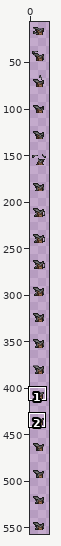
Two versions of one sprite sheet, Items/Armor/LeatherArmor/LeatherPlate_Body.png. Above: a wide view before the commit, with the close-up outlined.
Close-up. First the earlier version:
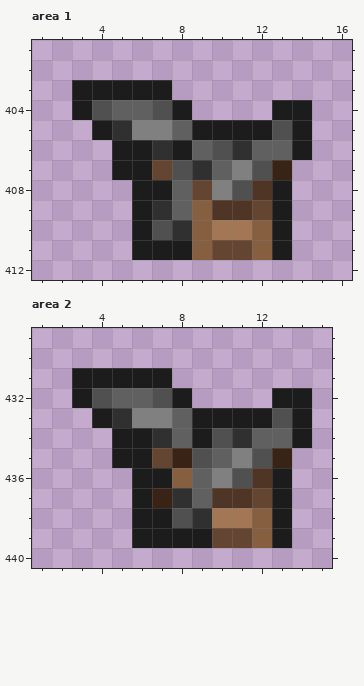
The file is 40x1120 pixels, drawn in blocks of 2x2; one block is one cell here. Shown: area 1: x 1..16, y 401..412; area 2: x 1..15, y 429..440. The wide view leaves out empty margins. The commit also changed other parts of the picture, which this record leaves out.
The result:
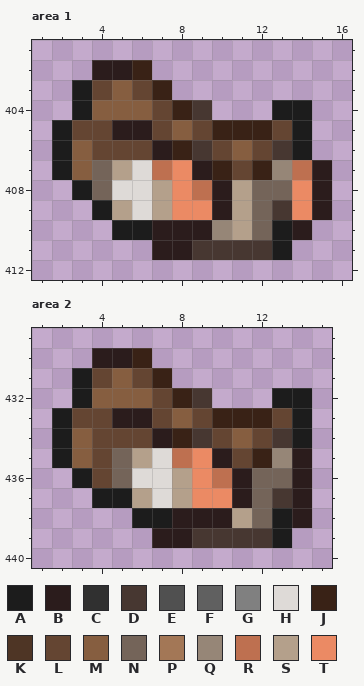
Palette (. is transparent): A #1c1c1c  B #2b1c1c  C #303030  D #473731  E #505050  F #606060  G #808080  H #dedad7  J #392216  K #4e3525  L #644532  M #865e40  N #746459  P #a37756  Q #968677  R #be7050  S #b4a08b  T #eb8a64
Diff:
Changed rows in their new state; - is an unchanged pixel.
Area 1:
first column x 2:
402 --BBJ---------
403 --LMLJ--------
404 --MMMLJD------
405 ALLBBLMLJJJL--
406 AMLLLBJDLMLD--
407 AMNSHRTBJLJQRB
408 -ANHHSTRBSNNTB
409 --ASHSTTBSNDTB
410 ---A-BBBQSN-B-
411 ----.BBDDDD---
Area 2:
first column x 2:
430 --BBJ--------
431 --LMLJ-------
432 --MMMLJD-----
433 ALLBBLMLJJJL-
434 AMLLLBJDLMLD-
435 AMLNSHRTBLJQB
436 -ALNHHSTRBNNB
437 --AASHSTTBNDB
438 ------BBBSN-B
439 ----.BBDDDD--
Pixel boxes of the changes (left, top, right, bottom) in both close-ups:
changed: (52, 60, 332, 260)
changed: (52, 348, 312, 548)
